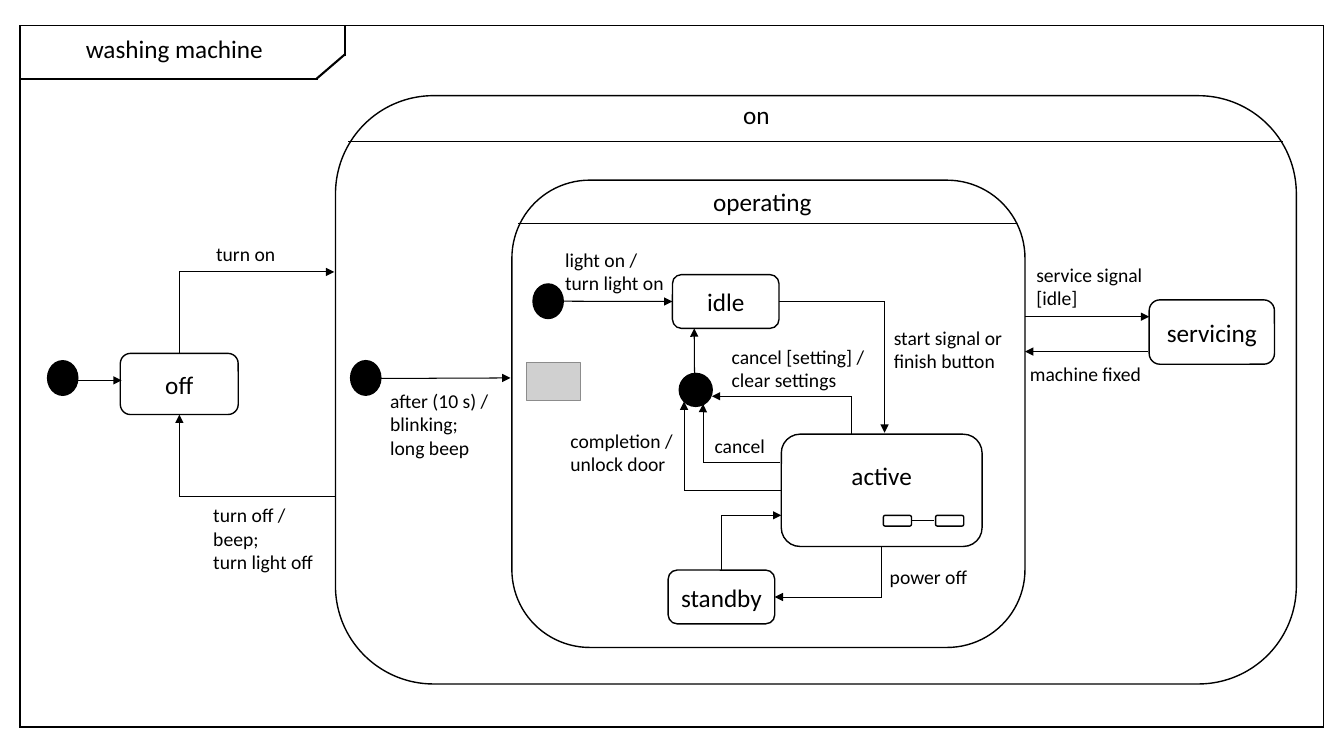
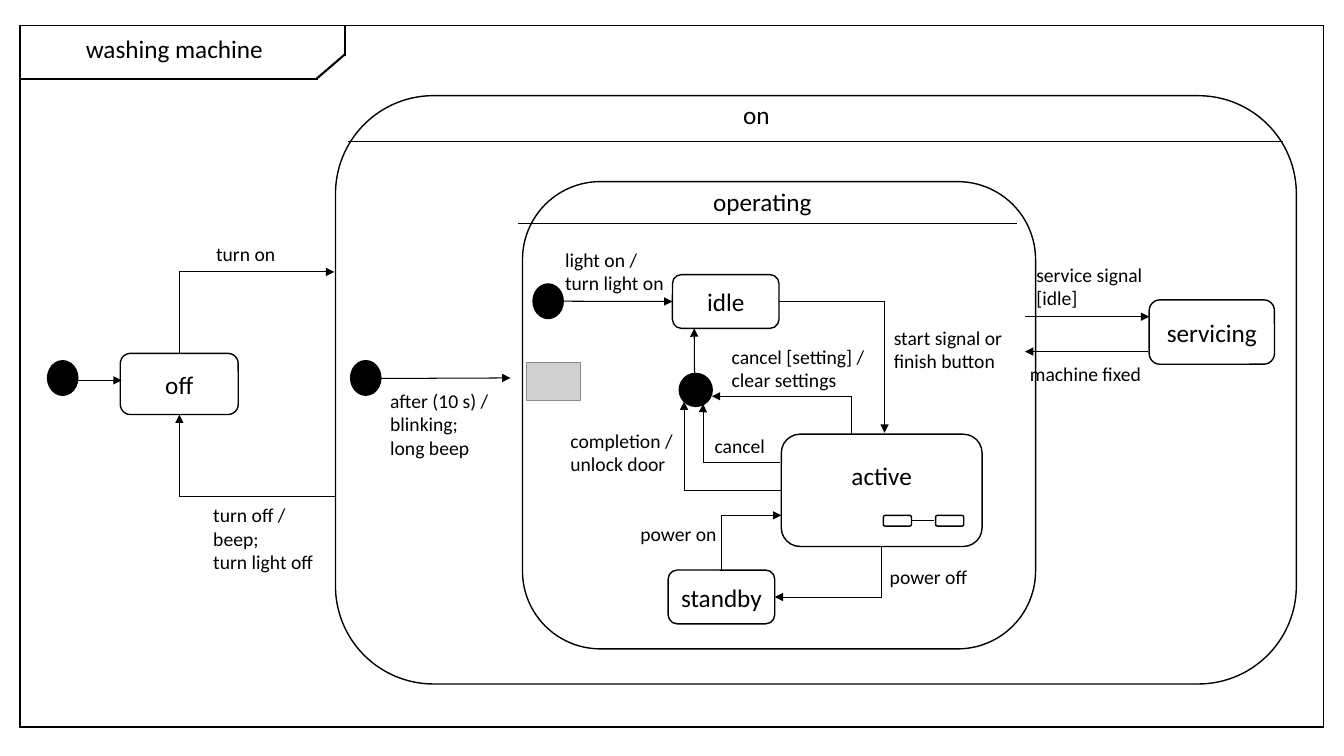
Before and after one commit to rsleyland/Soen331, a slide deck: slide 1 of Assignment 3/updatedSecondDraft.pptx. Drawn at 1344x756 pixels with LibreOffice and Linux fonts; fonts in the diff are those of the drawing; grey boxes stand for pictures. Boxes give left, top, right and bottom in pixels: in the first picture for what was removed or moved away, otherwise in the second. Text is boxed around its words. In the diff, an @@ line names an element or a change of style, - is before the commit and + after.

```diff
--- a/Assignment 3/updatedSecondDraft.pptx
+++ b/Assignment 3/updatedSecondDraft.pptx
@@ rounded rectangle: place and size @@
-rounded rectangle at (512,180,1025,648)
+rounded rectangle at (522,181,1035,649)
@@ text added at (640,531,717,544), 14 pt, text #000000 @@
+power on
```
Also in this commit, not shown: 4 other files.
